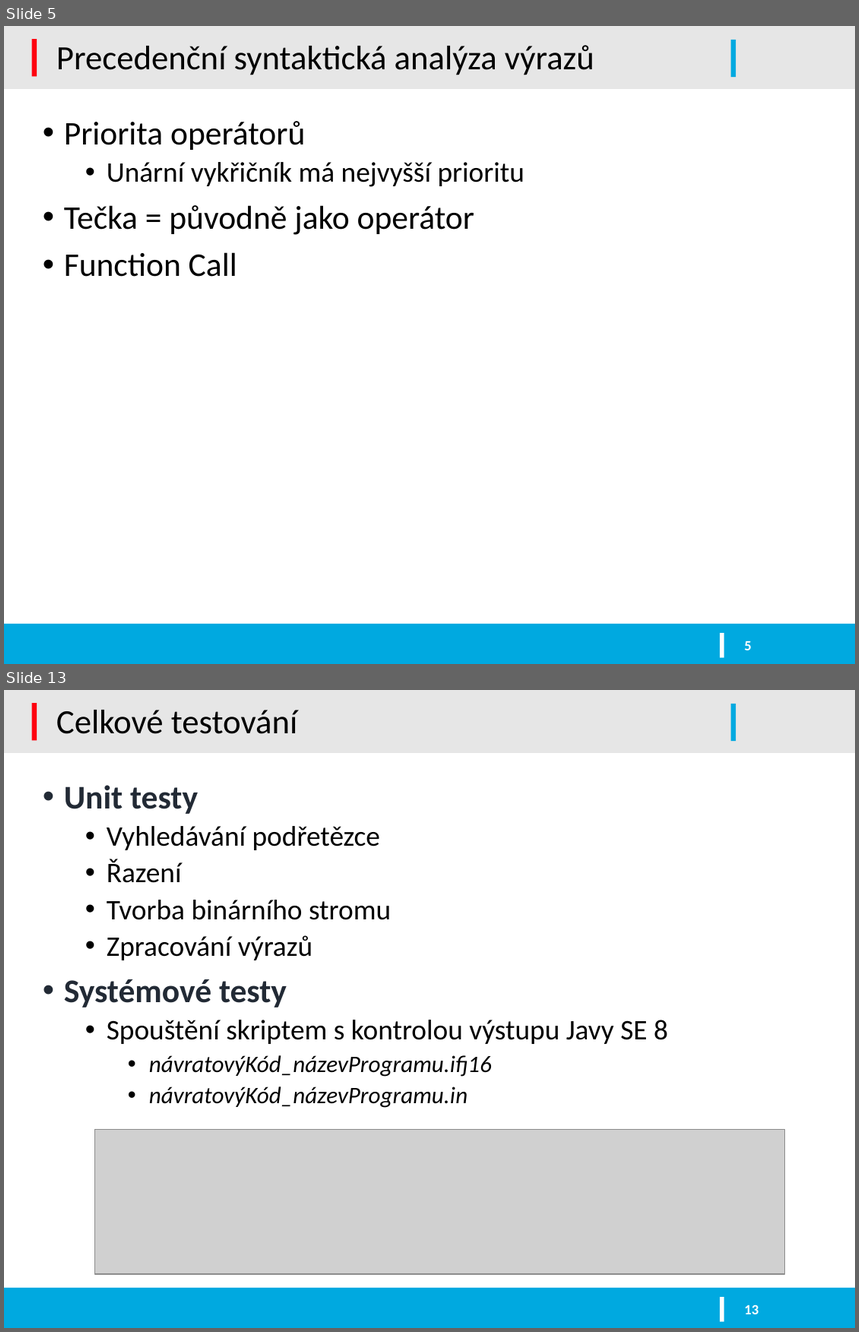
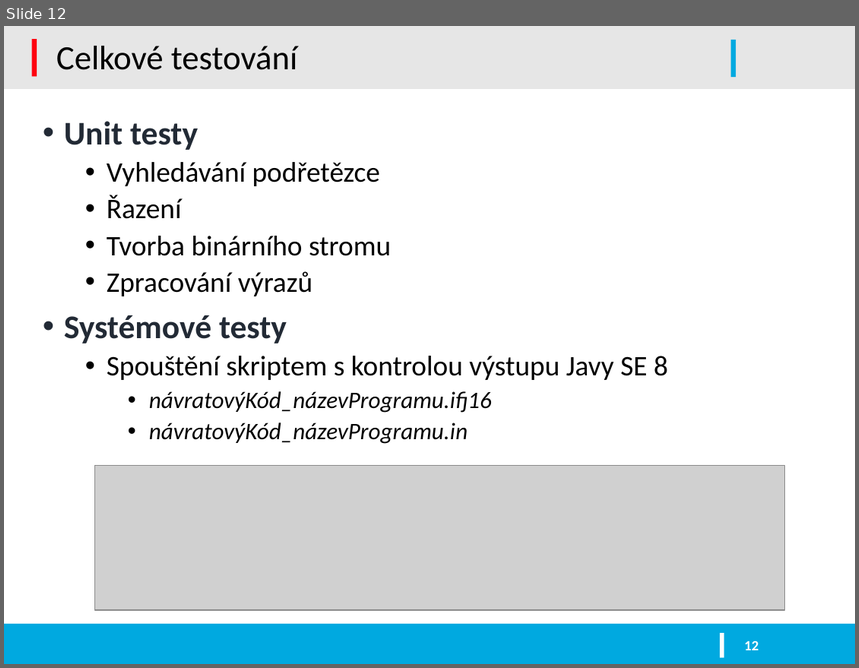
Before and after one commit to kysel/IFJ16, a slide deck: docs/prezentace.pptx. Shown one above the other, each under a label of ours: slides 5 and 13 before the commit, slide 12 after it; the slides between them are not shown. The pictures are 859x1332 and 859x668 pixels, drawn with LibreOffice and Linux fonts; fonts in the diff are those of the drawing; grey boxes stand for pictures; background and template pictures are left out. Boxes give left, top, right and bottom in pixels: in the first picture for what was removed or moved away, otherwise in the second. Text is boxed around its words. In the diff, an @@ line names an element or a change of style, - is before the commit and + after.

```diff
--- a/docs/prezentace.pptx
+++ b/docs/prezentace.pptx
@@ slide 5 removed at (x1=4, y1=26, x2=855, y2=664), background #FFFFFF; not listed: 5 template elements that a slide beside it also shows @@
@@ title removed at (x1=56, y1=45, x2=595, y2=75) @@
-Precedenční syntaktická analýza výrazů
@@ text removed at (x1=64, y1=121, x2=525, y2=277) @@
-• Priorita operátorů
-  • Unární vykřičník má nejvyšší prioritu
-• Tečka = původně jako operátor
-• Function Call
@@ page number removed at (x1=744, y1=642, x2=751, y2=651) @@
-5
@@ what was slide 13 is now slide 12 @@
@@ page number at (x1=744, y1=641, x2=759, y2=651): text changed @@
-13
+12
```
Also in this commit, not shown: 11 slides changed, 1 slide added, 1 other slide removed, 1 other file.
